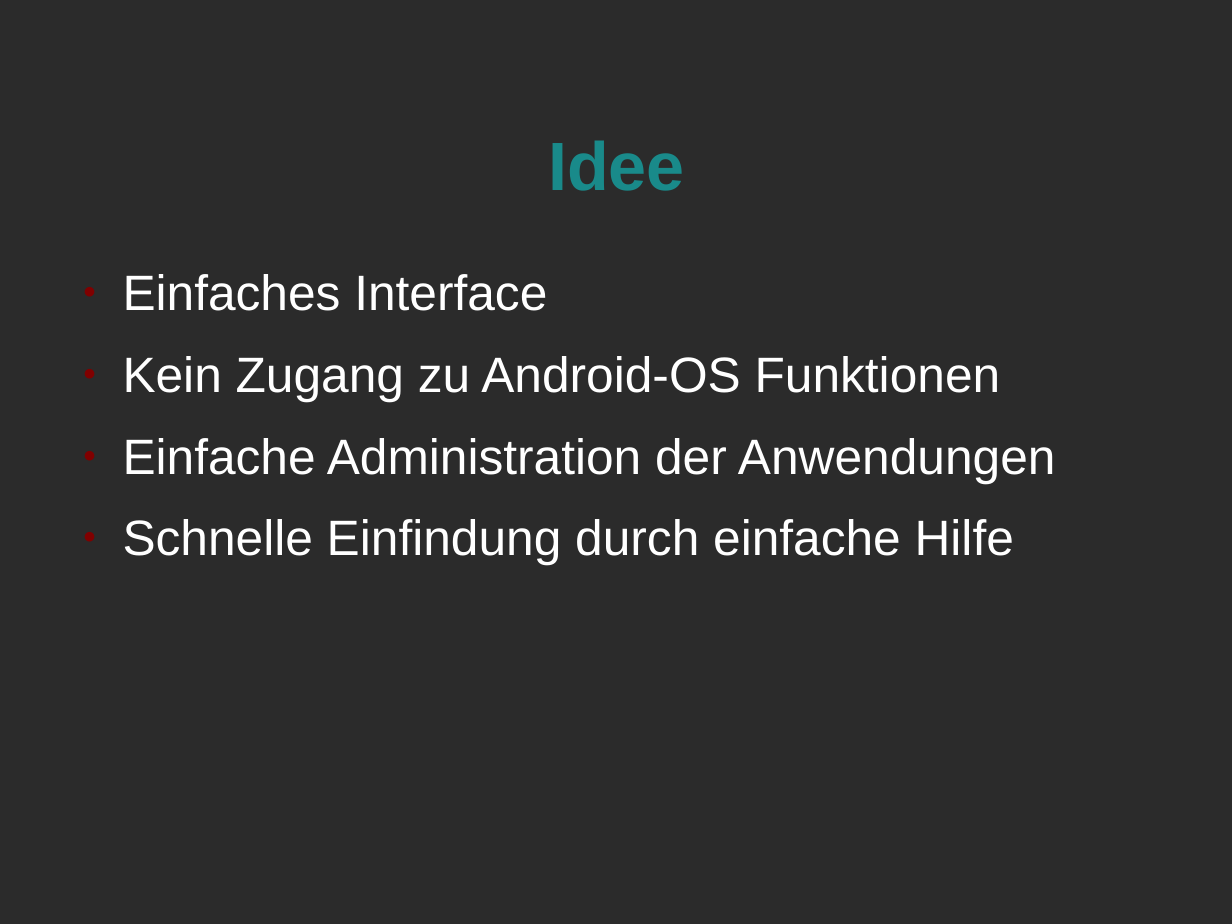
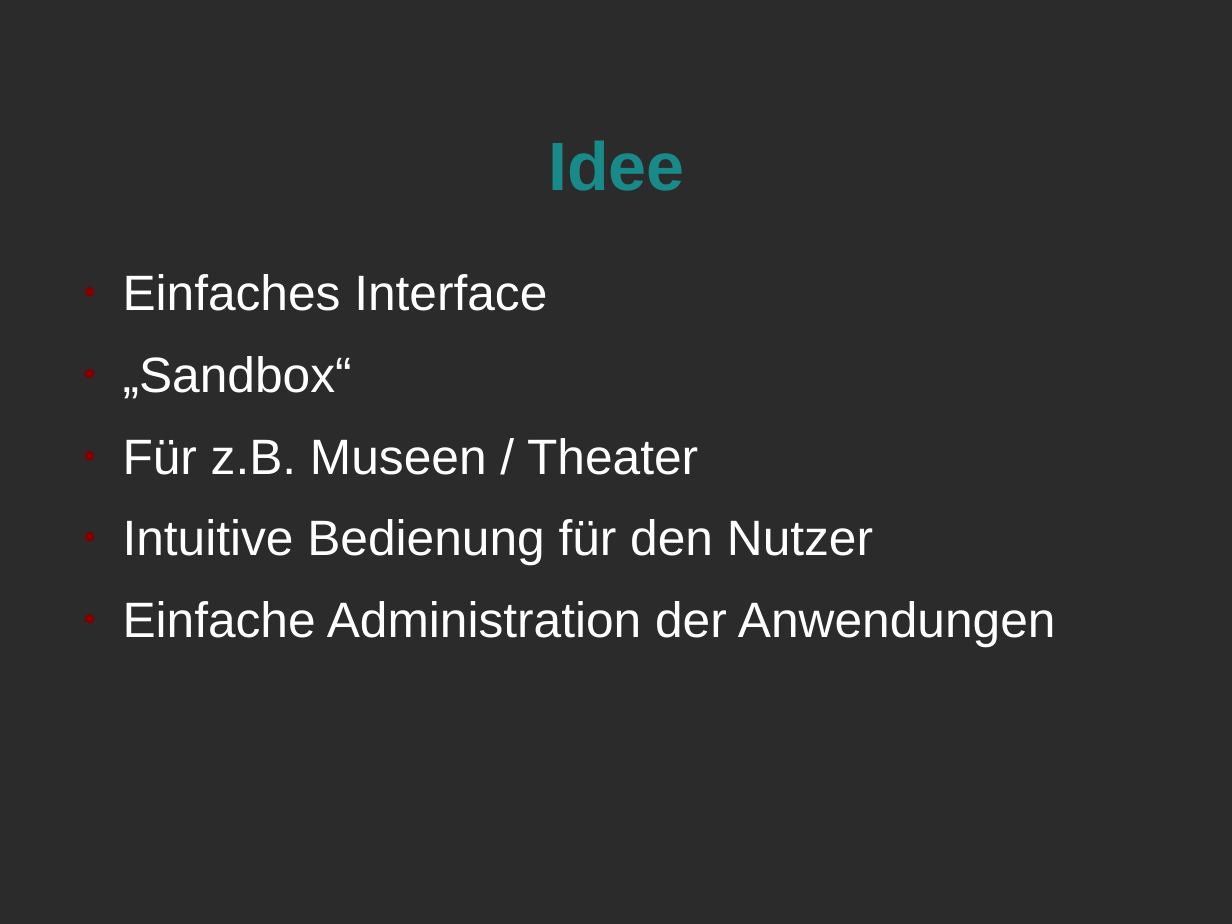
Before and after one commit to jessejin/Kiosk, a slide deck: slide 2 of doc/Rev1_präsi.odp. Drawn at 1232x924 pixels with LibreOffice and Linux fonts; fonts in the diff are those of the drawing; background and template pictures are left out; a plain dark background stands for a picture behind light text. Boxes give left, top, right and bottom in pixels: in the first picture for what was removed or moved away, otherwise in the second. Text is boxed around its words. In the diff, an @@ line names an element or a change of style, - is before the commit and + after.

```diff
--- a/doc/Rev1_präsi.odp
+++ b/doc/Rev1_präsi.odp
@@ text at box(123, 356, 873, 565): text changed @@
-● Kein Zugang zu Android-OS Funktionen
+● „Sandbox“
+● Für z.B. Museen / Theater
+● Intuitive Bedienung für den Nutzer
@@ text at box(123, 519, 1014, 565): paragraph removed @@
-● Schnelle Einfindung durch einfache Hilfe
```
Also in this commit, not shown: 1 other slide changed, 5 slides added, 3 slides removed.
